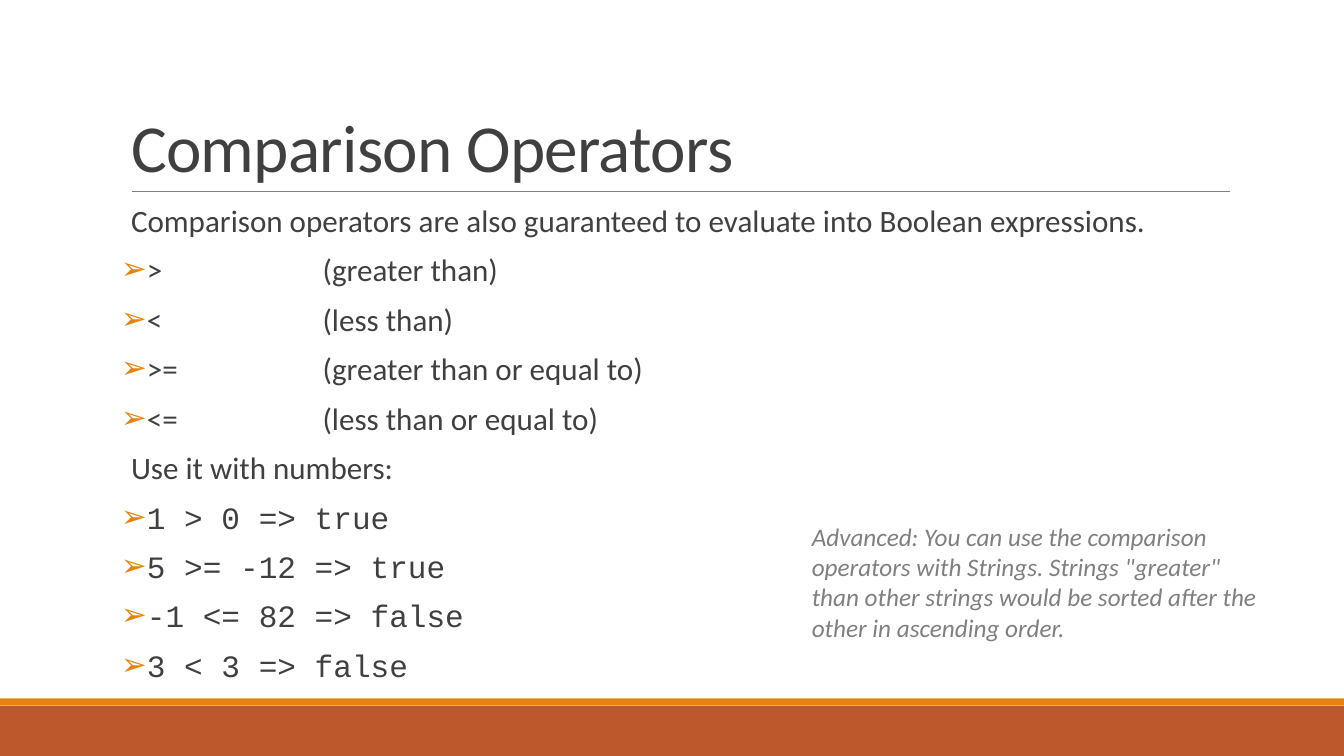
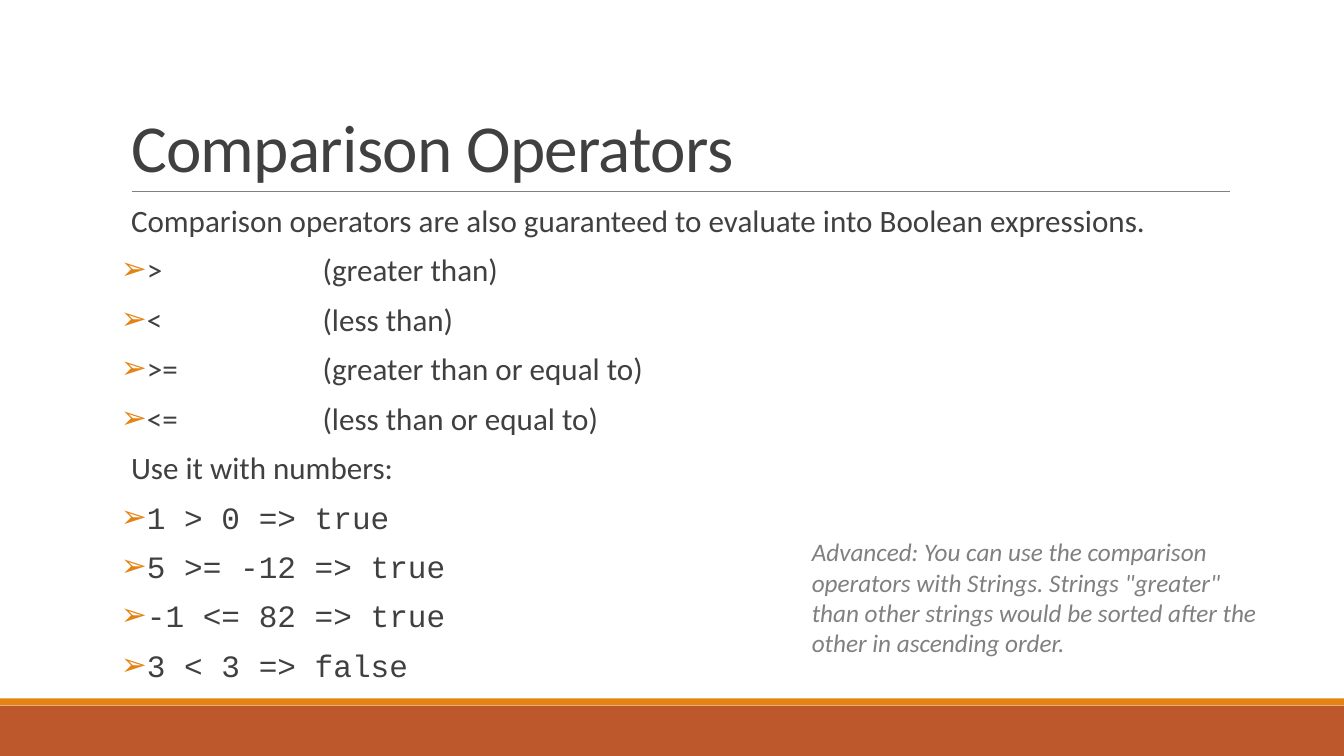
Before and after one commit to txcsmad/f15-web-beginner, a slide deck: slide 22 of Lesson0_Expressions/Lesson0_Expressions.pptx. Drawn at 1344x756 pixels with LibreOffice and Linux fonts; fonts in the diff are those of the drawing. Boxes give left, top, right and bottom in pixels: in the first picture for what was removed or moved away, otherwise in the second. Text is boxed around its words. In the diff, an @@ line names an element or a change of style, - is before the commit and + after.

```diff
--- a/Lesson0_Expressions/Lesson0_Expressions.pptx
+++ b/Lesson0_Expressions/Lesson0_Expressions.pptx
@@ text "Advanced: You can use the ...": place and size @@
-text "Advanced: You can use the ..." at (812, 528, 1256, 641)
+text "Advanced: You can use the ..." at (812, 543, 1256, 656)
@@ text at (147, 606, 446, 628): text changed @@
-➢ -1 <= 82 => false
+➢ -1 <= 82 => true
```
Also in this commit, not shown: 5 other slides changed.
